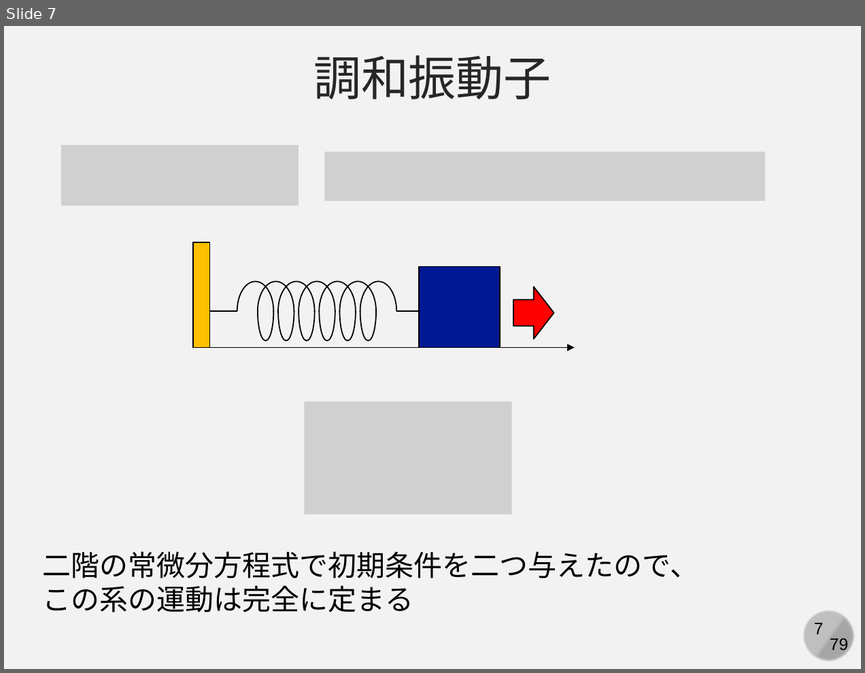
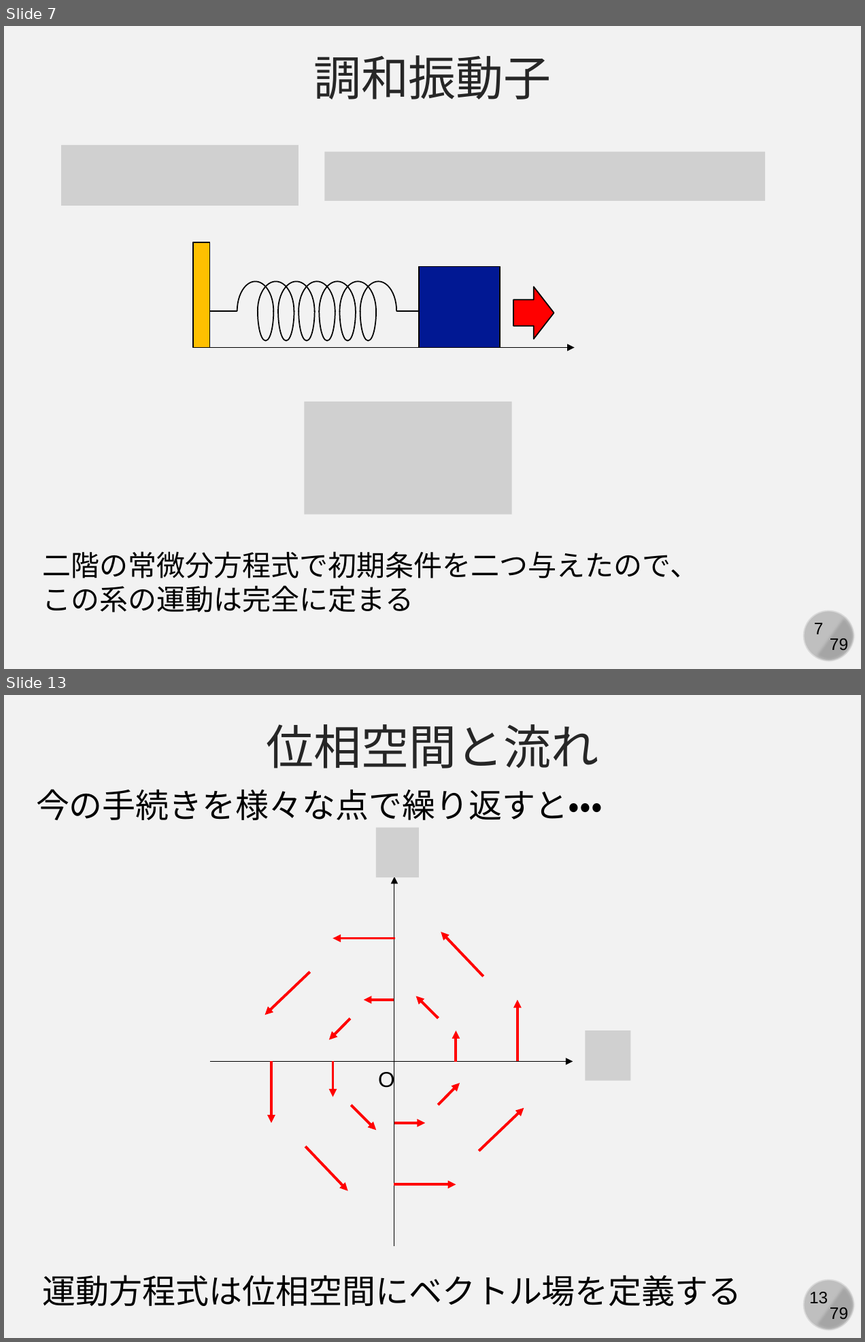
Before and after one commit to kaityo256/simulation_engineering, a slide deck: 05_md_basic/simulation05.pptx. Shown one above the other, each under a label of ours: slide 7 before the commit, slides 7 and 13 after it; the slides between them are not shown. The pictures are 865x673 and 865x1342 pixels, drawn with LibreOffice and Linux fonts; fonts in the diff are those of the drawing; grey boxes stand for pictures. Boxes give left, top, right and bottom in pixels: in the first picture for what was removed or moved away, otherwise in the second. Text is boxed around its words. In the diff, an @@ line names an element or a change of style, - is before the commit and + after.

```diff
--- a/05_md_basic/simulation05.pptx
+++ b/05_md_basic/simulation05.pptx
@@ slide 13 added at [4,695,861,1338], background #F2F2F2; not listed: 4 template elements that a slide beside it also shows @@
@@ text added at [266,724,599,768], 40 pt, text #262626 @@
+位相空間と流れ
@@ text added at [36,789,602,820], 28 pt, text #000000 @@
+今の手続きを様々な点で繰り返すと・・・
@@ group added at [209,828,630,1246]: 18 arrows, 2 pictures, 1 text @@
+O
@@ text added at [43,1274,742,1306], 28 pt, text #000000 @@
+運動方程式は位相空間にベクトル場を定義する
```
Also in this commit, not shown: 1 slide changed, 4 other slides added, 1 other file.
